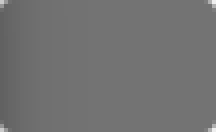
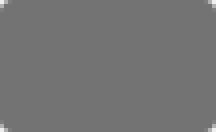
Layered file, before and after one edit (w=216, h=132). Changes by layer:
hid "shadow" over left=0, top=0, right=52, bottom=132
